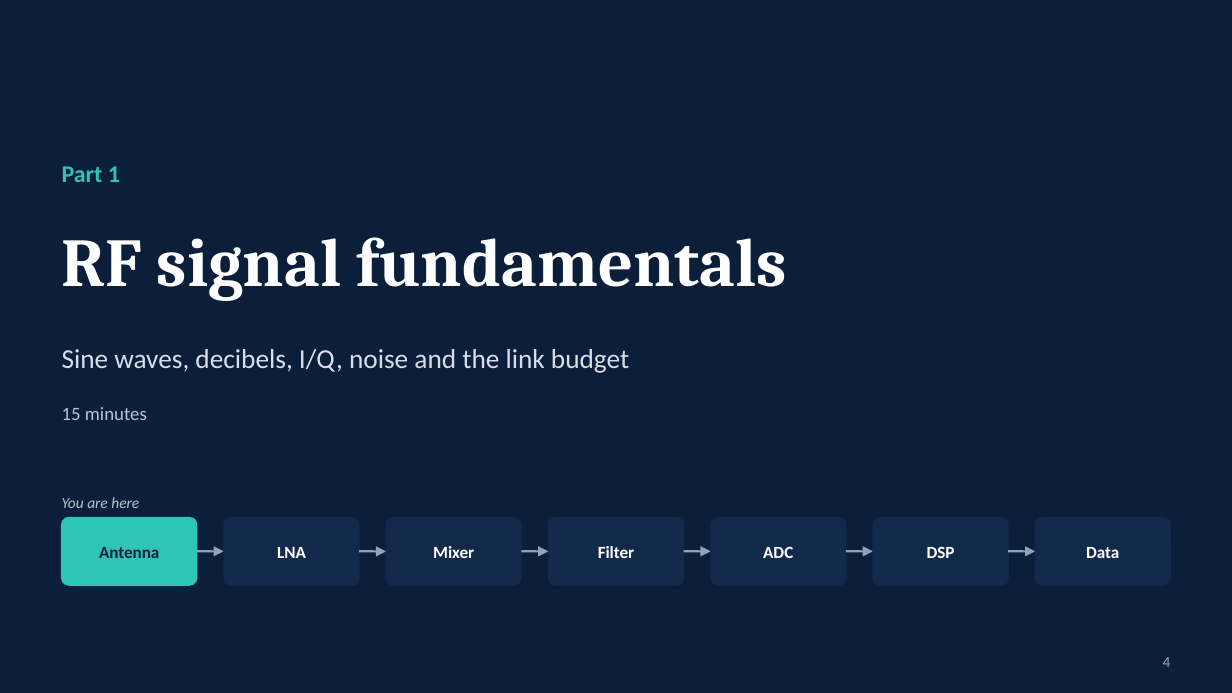
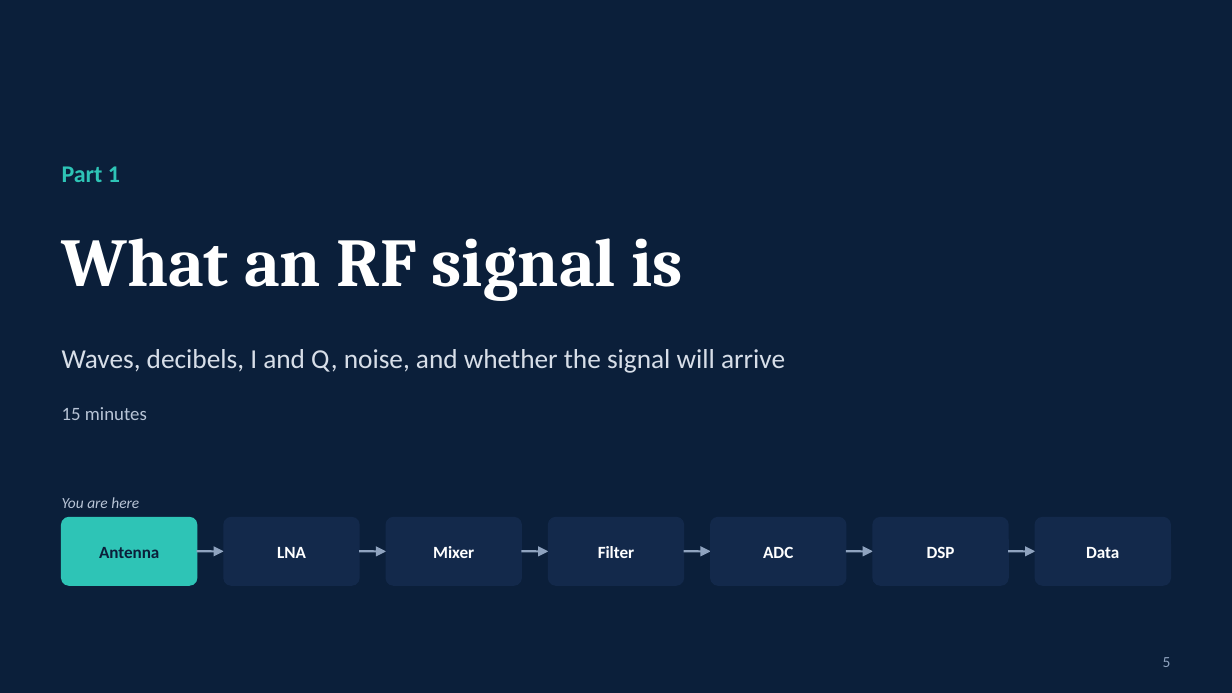
Before and after one commit to shivarampb/RF_Signal_Processing_Equations, a slide deck: slide 5 of presentation/RF_Signal_Processing.pptx (slide 4 before the commit). Drawn at 1232x693 pixels with LibreOffice and Linux fonts; fonts in the diff are those of the drawing. Boxes give left, top, right and bottom in pixels: in the first picture for what was removed or moved away, otherwise in the second. Text is boxed around its words. In the diff, an @@ line names an element or a change of style, - is before the commit and + after.

```diff
--- a/presentation/RF_Signal_Processing.pptx
+++ b/presentation/RF_Signal_Processing.pptx
@@ text at [62, 238, 682, 301]: text changed @@
-RF signal fundamentals
+What an RF signal is
@@ text at [62, 349, 785, 373]: text changed @@
-Sine waves, decibels, I/Q, noise and the link budget
+Waves, decibels, I and Q, noise, and whether the signal will arrive
@@ text at [1163, 657, 1171, 667]: text changed @@
-4
+5
```
Also in this commit, not shown: 32 other slides changed, 18 slides added, 11 slides removed, 7 other files.
